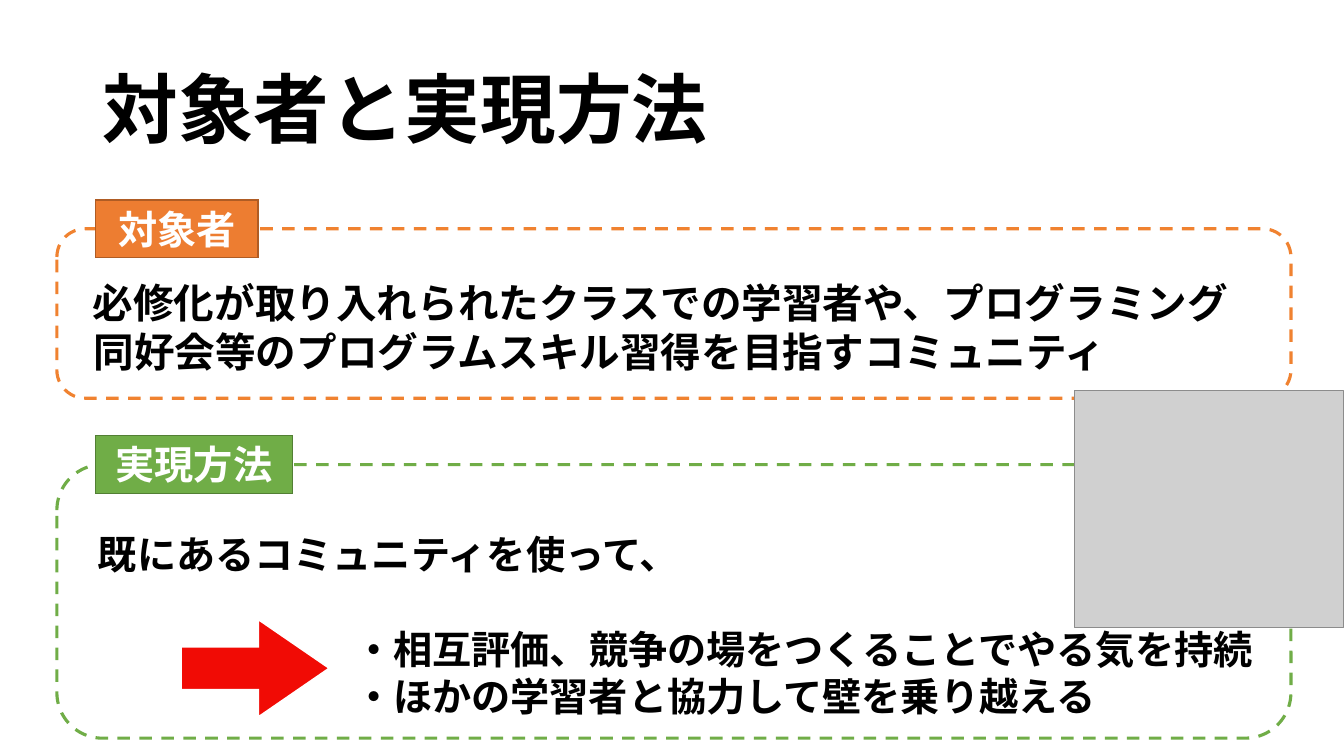
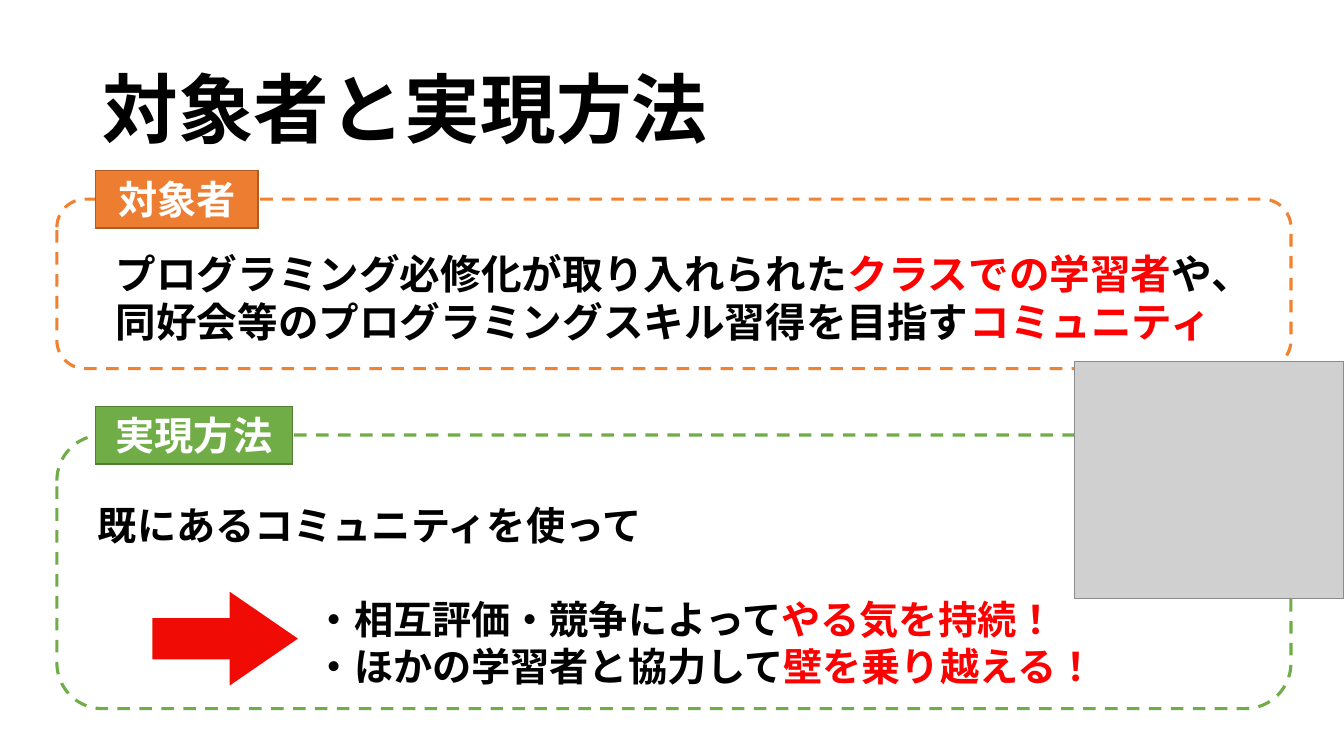
Before and after one commit to Silvestris00/SystemDesign2, a slide deck: slide 4 of Documents/05_PresenYoshidaLAB.pptx. Drawn at 1344x756 pixels with LibreOffice and Linux fonts; fonts in the diff are those of the drawing; grey boxes stand for pictures. Boxes give left, top, right and bottom in pixels: in the first picture for what was removed or moved away, otherwise in the second. Text is boxed around its words. In the diff, an @@ line names an element or a change of style, - is before the commit and + after.

```diff
--- a/Documents/05_PresenYoshidaLAB.pptx
+++ b/Documents/05_PresenYoshidaLAB.pptx
@@ 2 rectangles, 2 rounded rectangles, 1 picture: place and size @@
-2 rectangles, 2 rounded rectangles, 1 picture at (56, 200, 1344, 738)
+2 rectangles, 2 rounded rectangles, 1 picture at (56, 170, 1344, 709)
@@ text in rounded rectangle at (116, 254, 1252, 341): text changed @@
-必修化が取り入れられたクラスでの学習者や、プログラミング
-同好会等のプログラムスキル習得を目指すコミュニティ
+プログラミング必修化が取り入れられたクラスでの学習者や、
+同好会等のプログラミングスキル習得を目指すコミュニティ
@@ text in rounded rectangle at (98, 506, 1096, 685): text changed @@
-既にあるコミュニティを使って、
-・相互評価、競争の場をつくることでやる気を持続
-・ほかの学習者と協力して壁を乗り越える
+既にあるコミュニティを使って
+・相互評価・競争によってやる気を持続！
+・ほかの学習者と協力して壁を乗り越える！
@@ right arrow: place and size @@
-right arrow at (181, 620, 330, 717)
+right arrow at (151, 590, 299, 687)
```
Also in this commit, not shown: 5 other slides changed, 1 slide added, 1 slide removed, 1 other file.
